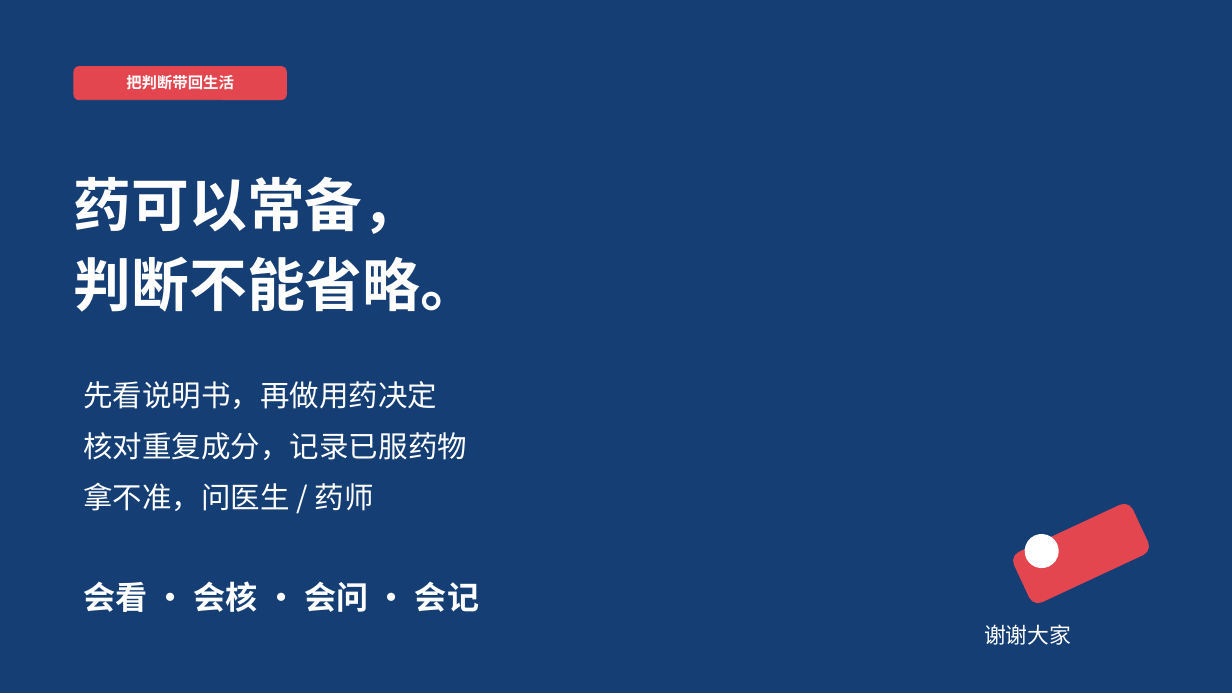
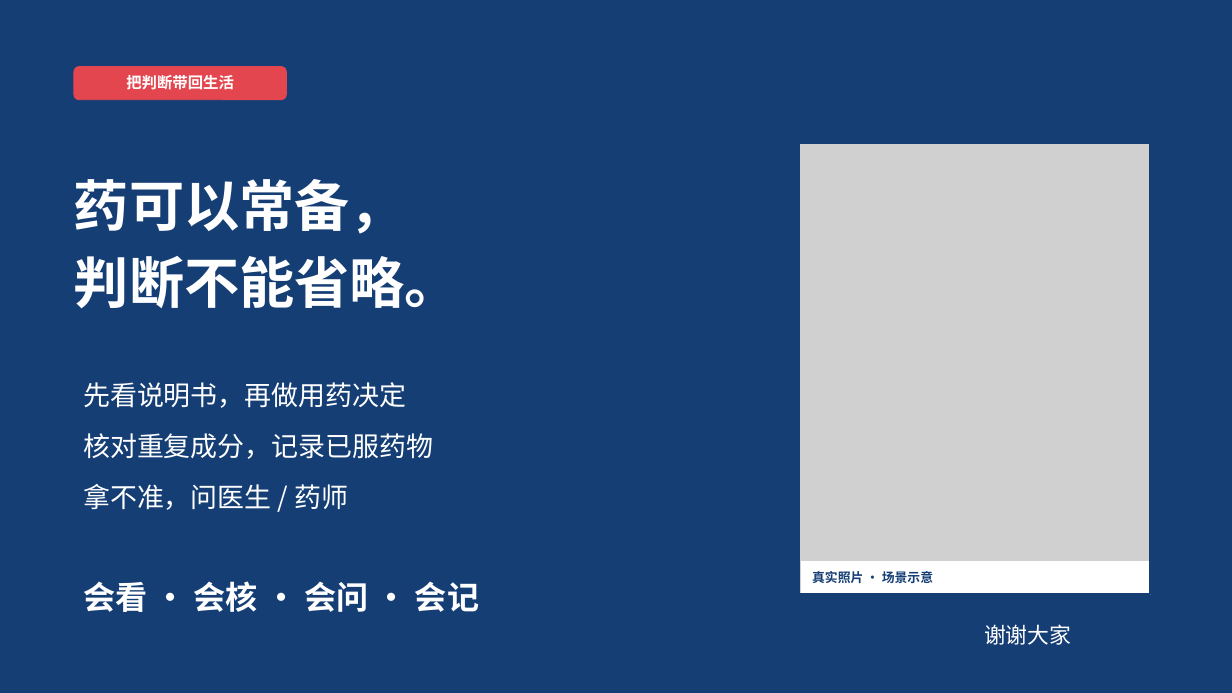
Before and after one commit to HOU-snowyfly/PPTbuilder, a slide deck: slide 30 of 交付文件/合理用药_双人35分钟.pptx. Drawn at 1232x693 pixels with LibreOffice and Linux fonts; fonts in the diff are those of the drawing; grey boxes stand for pictures. Boxes give left, top, right and bottom in pixels: in the first picture for what was removed or moved away, otherwise in the second. Text is boxed around its words. In the diff, an @@ line names an element or a change of style, - is before the commit and + after.

Commit message:
Add licensed real photos to 18 presentation slides and refresh all materials

```diff
--- a/交付文件/合理用药_双人35分钟.pptx
+++ b/交付文件/合理用药_双人35分钟.pptx
@@ picture added at bbox=[799, 143, 1151, 594] @@
@@ rectangle added at bbox=[799, 143, 1151, 594], outline #153E75 1.5 pt @@
@@ text "药可以常备，" at bbox=[74, 179, 460, 309]: size 45 to 43 pt @@
@@ size 23 to 21 pt in 3 elements at bbox=[83, 382, 406, 408], bbox=[83, 433, 433, 459], bbox=[83, 484, 348, 510] @@
@@ rounded rectangle removed at bbox=[1011, 502, 1151, 605] @@
@@ ellipse removed at bbox=[1021, 530, 1064, 573] @@
@@ rectangle added at bbox=[801, 562, 1149, 592], fill #FFFFFF, outline #FFFFFF 0.75 pt @@
@@ text added at bbox=[812, 571, 933, 583], 10 pt, text #153E75, bold @@
+真实照片 · 场景示意
```
Also in this commit, not shown: 20 other slides changed, 2 slides added, 23 other files.
